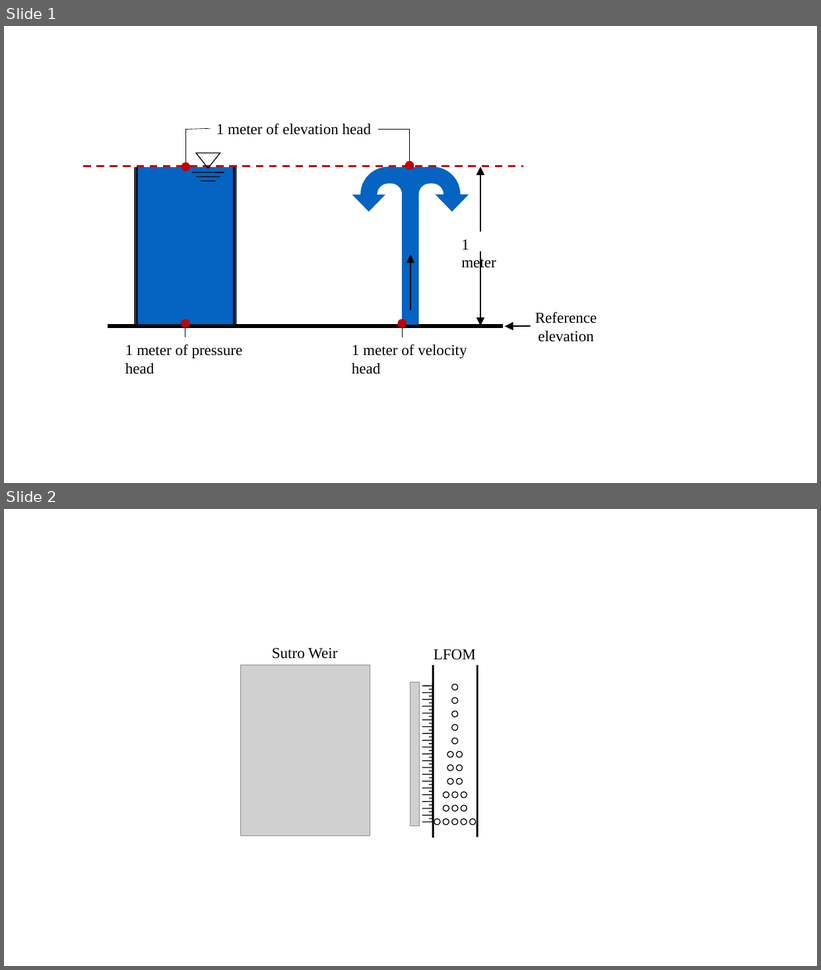
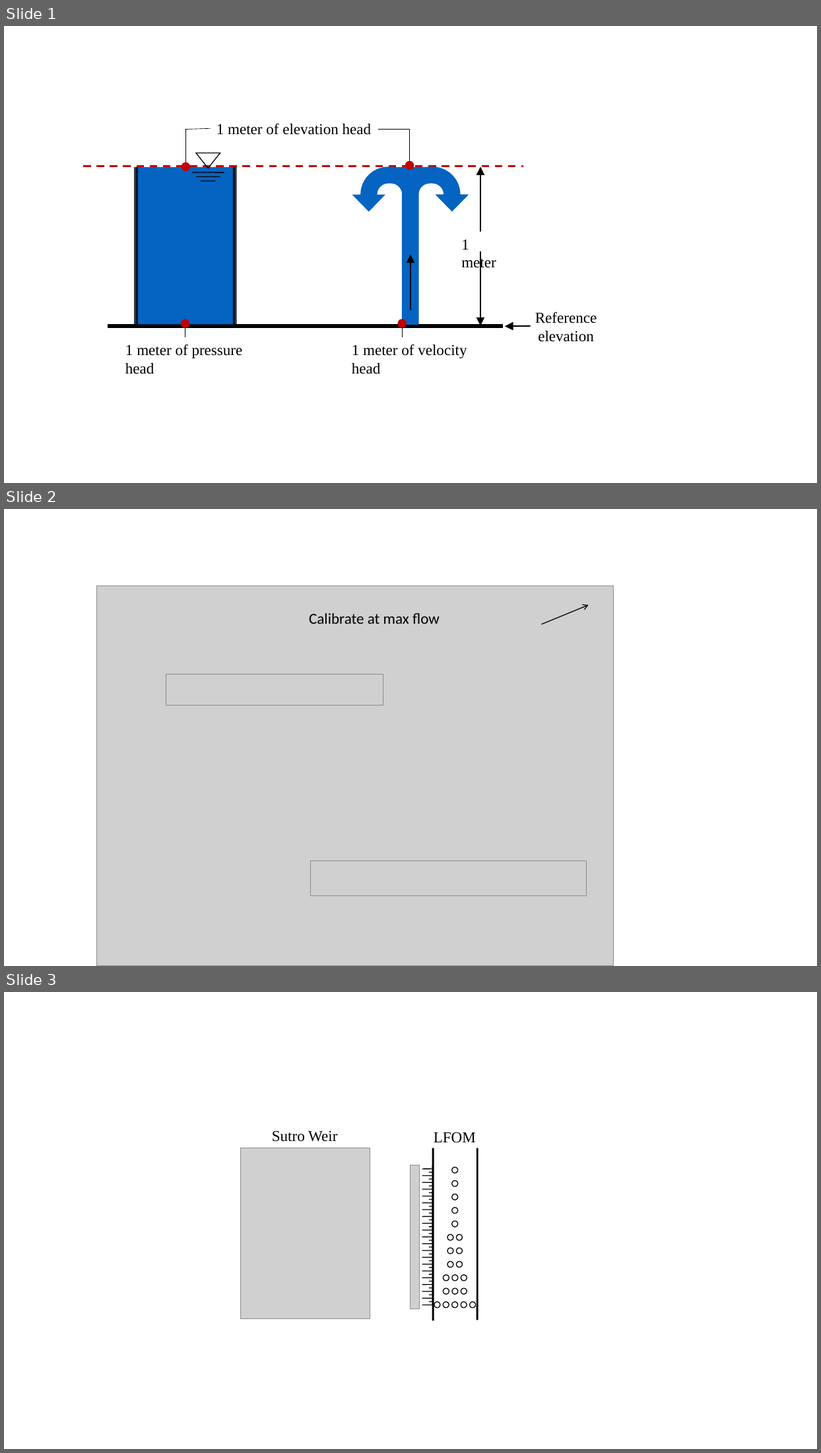
Before and after one commit to AguaClara/SWOT, a slide deck: Summary Sheets/Diagrams.pptx. Shown one above the other, each under a label of ours: slides 1 and 2 before the commit, slides 1, 2 and 3 after it. The pictures are 821x970 and 821x1453 pixels, drawn with LibreOffice and Linux fonts; fonts in the diff are those of the drawing; grey boxes stand for pictures. Boxes give left, top, right and bottom in pixels: in the first picture for what was removed or moved away, otherwise in the second. Text is boxed around its words. In the diff, an @@ line names an element or a change of style, - is before the commit and + after.

```diff
--- a/Summary Sheets/Diagrams.pptx
+++ b/Summary Sheets/Diagrams.pptx
@@ slide 2 added at [4, 509, 817, 966], background #FFFFFF @@
@@ group added at [96, 586, 614, 966]: 3 pictures, 1 text, 1 arrow @@
+Calibrate at max flow
@@ what was slide 2 is now slide 3 @@
```
Also in this commit, not shown: 3 other files.
